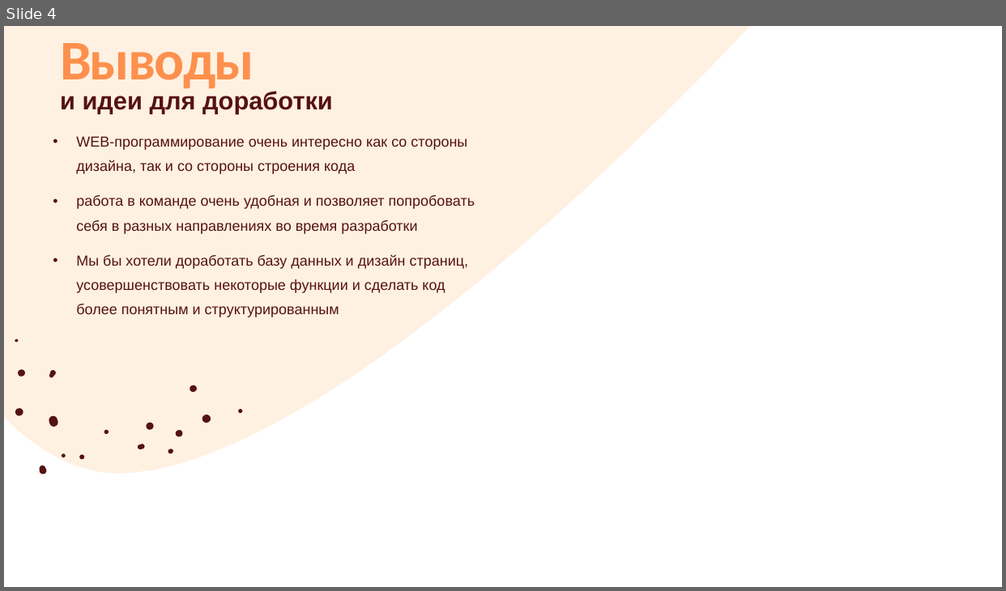
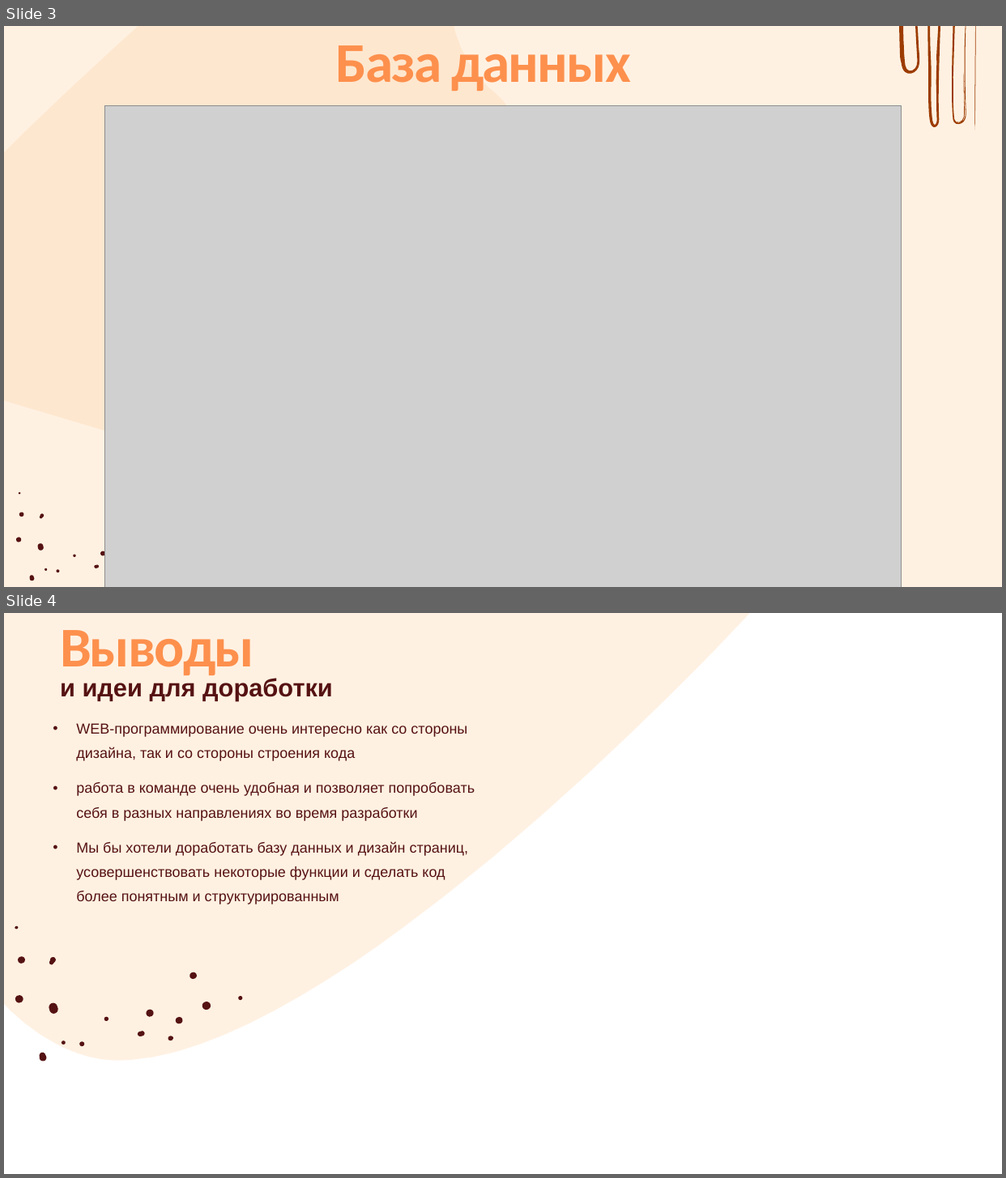
Before and after one commit to Irishka6/WEBproject, a slide deck: Web.pptx. Shown one above the other, each under a label of ours: slide 4 before the commit, slides 3 and 4 after it. The pictures are 1006x591 and 1006x1178 pixels, drawn with LibreOffice and Linux fonts; fonts in the diff are those of the drawing; grey boxes stand for pictures; background and template pictures are left out. Boxes give left, top, right and bottom in pixels: in the first picture for what was removed or moved away, otherwise in the second. Text is boxed around its words. In the diff, an @@ line names an element or a change of style, - is before the commit and + after.

```diff
--- a/Web.pptx
+++ b/Web.pptx
@@ slide 3 added at bbox=[4, 26, 1002, 587], background #FFF1E2 @@
@@ freeform shape added at bbox=[4, 26, 512, 498], fill #FEE3C5 at 65% opacity @@
@@ title added at bbox=[336, 45, 631, 92], 54 pt, text #FD904D, bold @@
+База данных
@@ group added at bbox=[899, 26, 977, 130]: 4 freeform shapes @@
@@ picture added at bbox=[105, 106, 901, 587] @@
@@ group added at bbox=[15, 493, 105, 582]: 11 freeform shapes @@
```
Also in this commit, not shown: 1 slide changed, 1 slide removed, 5 other files.
